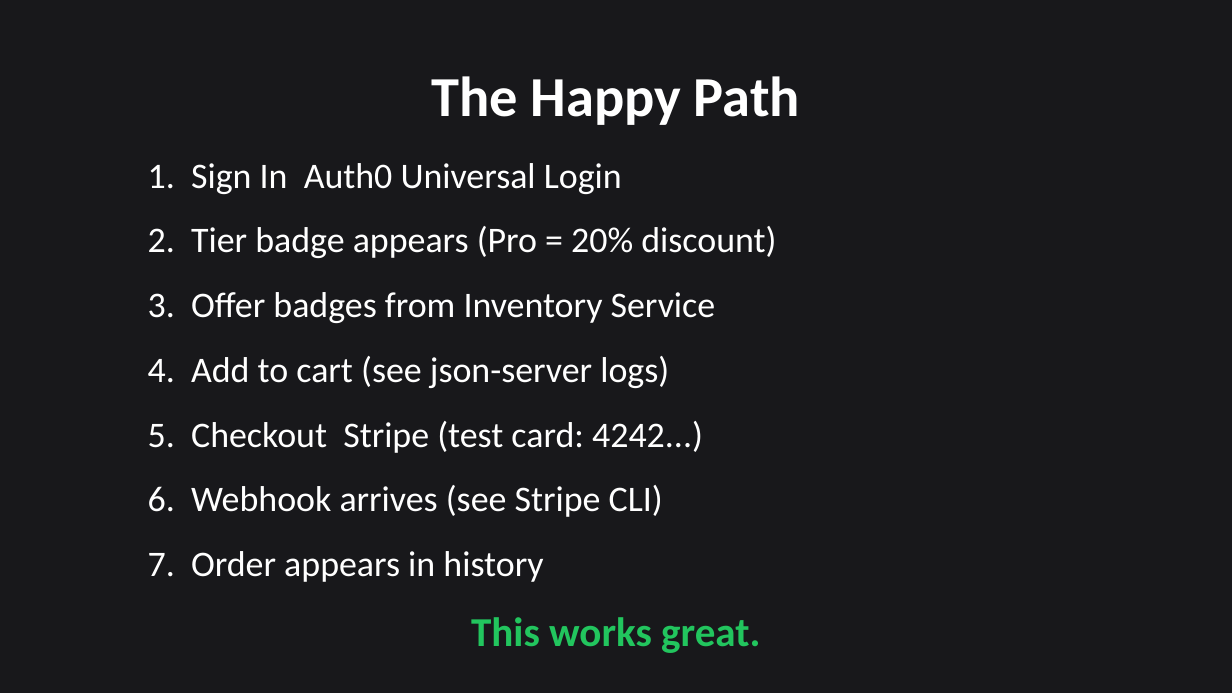
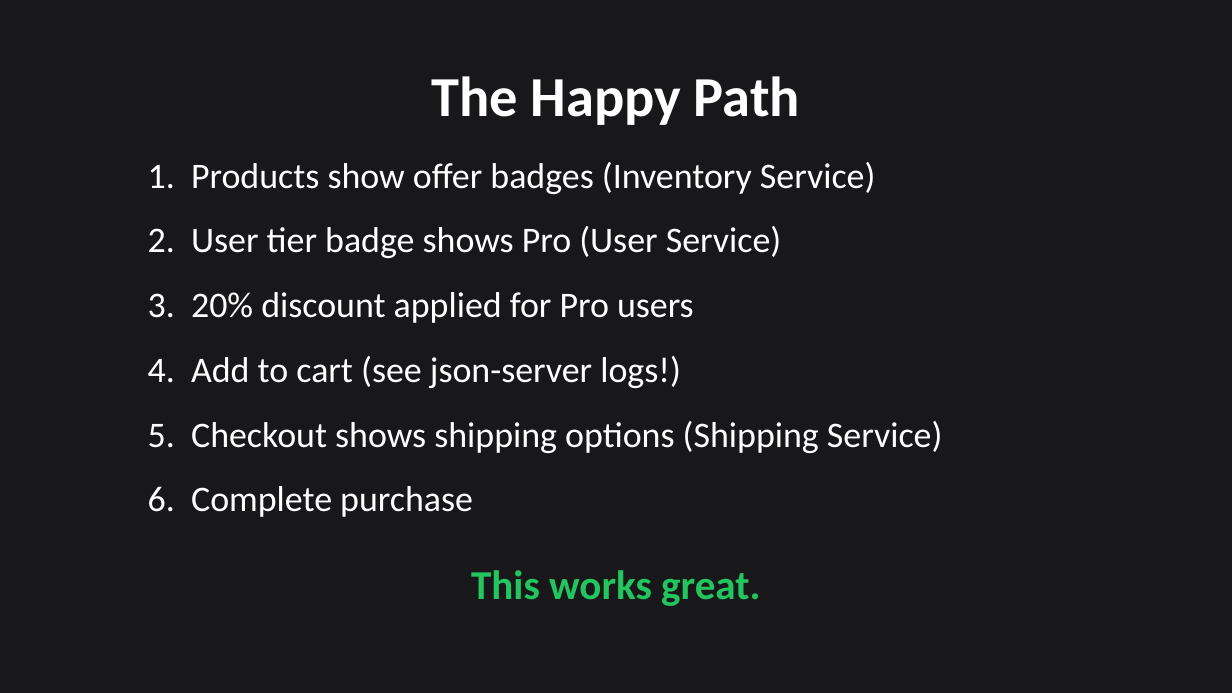
Before and after one commit to citypaul/scenarist, a slide deck: slide 10 of docs/promotional-campaign/presentations/video-02-meet-payflow.pptx. Drawn at 1232x693 pixels with LibreOffice and Linux fonts; fonts in the diff are those of the drawing. Boxes give left, top, right and bottom in pixels: in the first picture for what was removed or moved away, otherwise in the second. Text is boxed around its words. In the diff, an @@ line names an element or a change of style, - is before the commit and + after.

```diff
--- a/docs/promotional-campaign/presentations/video-02-meet-payflow.pptx
+++ b/docs/promotional-campaign/presentations/video-02-meet-payflow.pptx
@@ text at [148, 162, 876, 194]: text changed @@
-1. Sign In Auth0 Universal Login
+1. Products show offer badges (Inventory Service)
@@ text at [148, 226, 782, 258]: text changed @@
-2. Tier badge appears (Pro = 20% discount)
+2. User tier badge shows Pro (User Service)
@@ text at [148, 292, 694, 323]: text changed @@
-3. Offer badges from Inventory Service
+3. 20% discount applied for Pro users
@@ text at [148, 356, 681, 388]: text changed @@
-4. Add to cart (see json-server logs)
+4. Add to cart (see json-server logs!)
@@ text at [148, 421, 943, 453]: text changed @@
-5. Checkout Stripe (test card: 4242...)
+5. Checkout shows shipping options (Shipping Service)
@@ text at [148, 486, 473, 517]: text changed @@
-6. Webhook arrives (see Stripe CLI)
+6. Complete purchase
@@ text "This works great.": place and size @@
-text "This works great." at [471, 617, 760, 653]
+text "This works great." at [471, 570, 760, 606]
@@ text removed at [148, 551, 543, 582] @@
-7. Order appears in history
```
Also in this commit, not shown: 9 other slides changed, 4 slides added, 4 slides removed, 12 other files.
